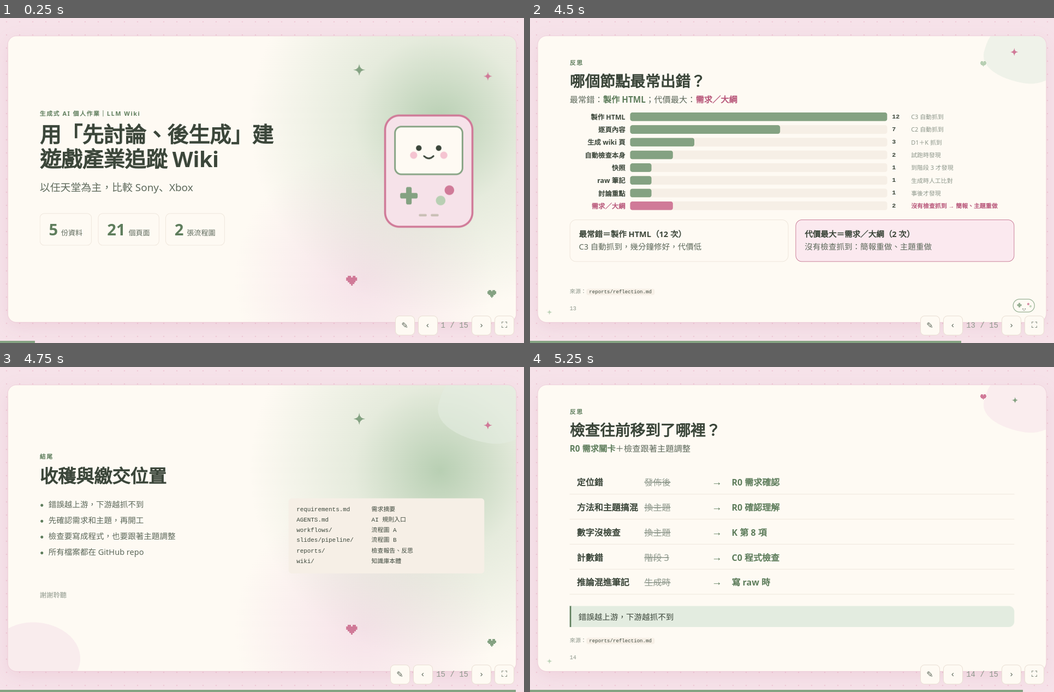
Above: before the commit, frames 1-4 (two rows, left to right).
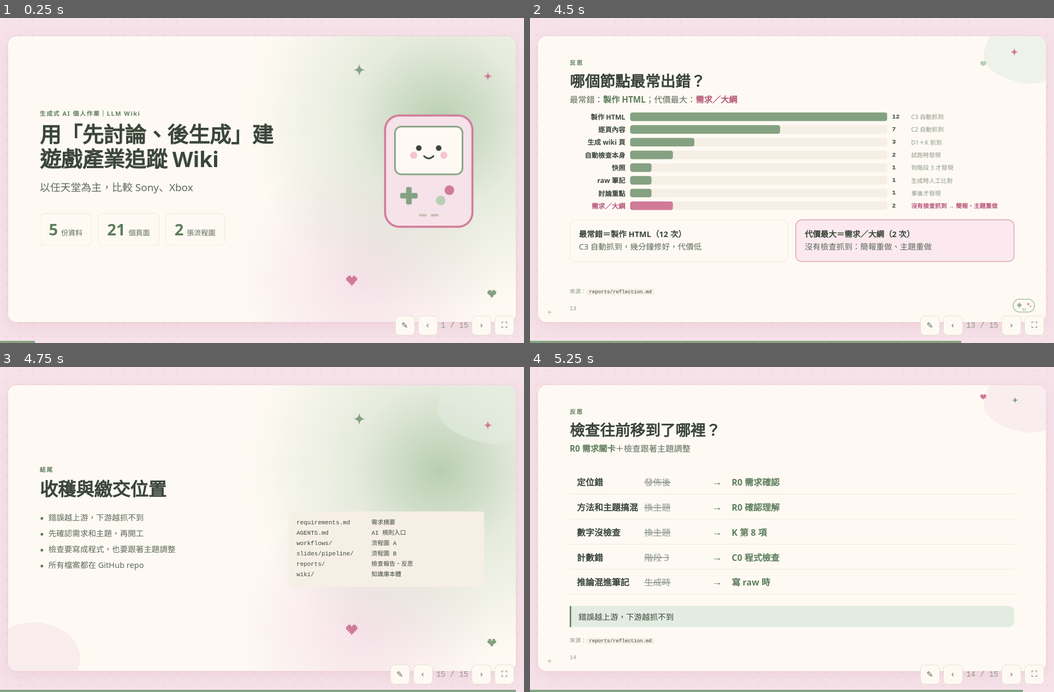
Above: after the commit, the same moments.

Repository: karen623/game-industry-llm-wiki
Game: browser game, page slides/game-industry-wiki.html
Same seed, same stepped clock (60 frames per second), same inputs: the game is played once before the commit and once after it.
Inputs (mouse positions are in pixels of both pictures, inside the frame that each line leads up to):
- Up to frame 1 (0.25 s): no input
- Up to frame 2 (4.5 s): click (792, 180) at 0.27 s; hold Right 1.03-1.53 s; tap Space every 0.5 s from 1.1 to 4.1 s; hold Down 1.58-1.85 s; hold Left 1.9-2.47 s; hold Right 2.52-3.18 s; hold Left 3.23-3.67 s; hold Down 3.72-4.05 s; hold Right from 4.1 s (still down)
- Up to frame 3 (4.75 s): release Right at 4.6 s; tap Space at 4.6 s; hold Down from 4.65 s (still down)
- Up to frame 4 (5.25 s): release Down at 4.92 s; hold Left from 4.97 s (still down); tap Space at 5.1 s

Frames 1-2 are identical in both runs. In frame 3, 4.9% of the frame differs, in the area x 7-93%, y 26-72%; in frame 4, nothing differs.

Commit message:
結尾頁刪除「謝謝聆聽」
Co-Authored-By: Claude Opus 5.5 <noreply@anthropic.com>

Diff:
--- a/slides/game-industry-wiki.html
+++ b/slides/game-industry-wiki.html
@@ -490,7 +490,6 @@
 reports/             檢查報告、反思
 wiki/                知識庫本體</pre>
   </div>
-  <p class="meta">謝謝聆聽</p>
   <aside class="notes" data-n="15">最後總結三個收穫。所有繳交的檔案，包括需求摘要、AGENTS.md、兩張流程圖、檢查報告和反思，都放在 GitHub repo 裡。謝謝大家。</aside>
 </section>
 
--- a/slides/pipeline/v4/03-deck.html
+++ b/slides/pipeline/v4/03-deck.html
@@ -490,7 +490,6 @@
 reports/             檢查報告、反思
 wiki/                知識庫本體</pre>
   </div>
-  <p class="meta">謝謝聆聽</p>
   <aside class="notes" data-n="15">最後總結三個收穫。所有繳交的檔案，包括需求摘要、AGENTS.md、兩張流程圖、檢查報告和反思，都放在 GitHub repo 裡。謝謝大家。</aside>
 </section>
 
Not shown, changed: slides/pipeline/v4/04-review.md
